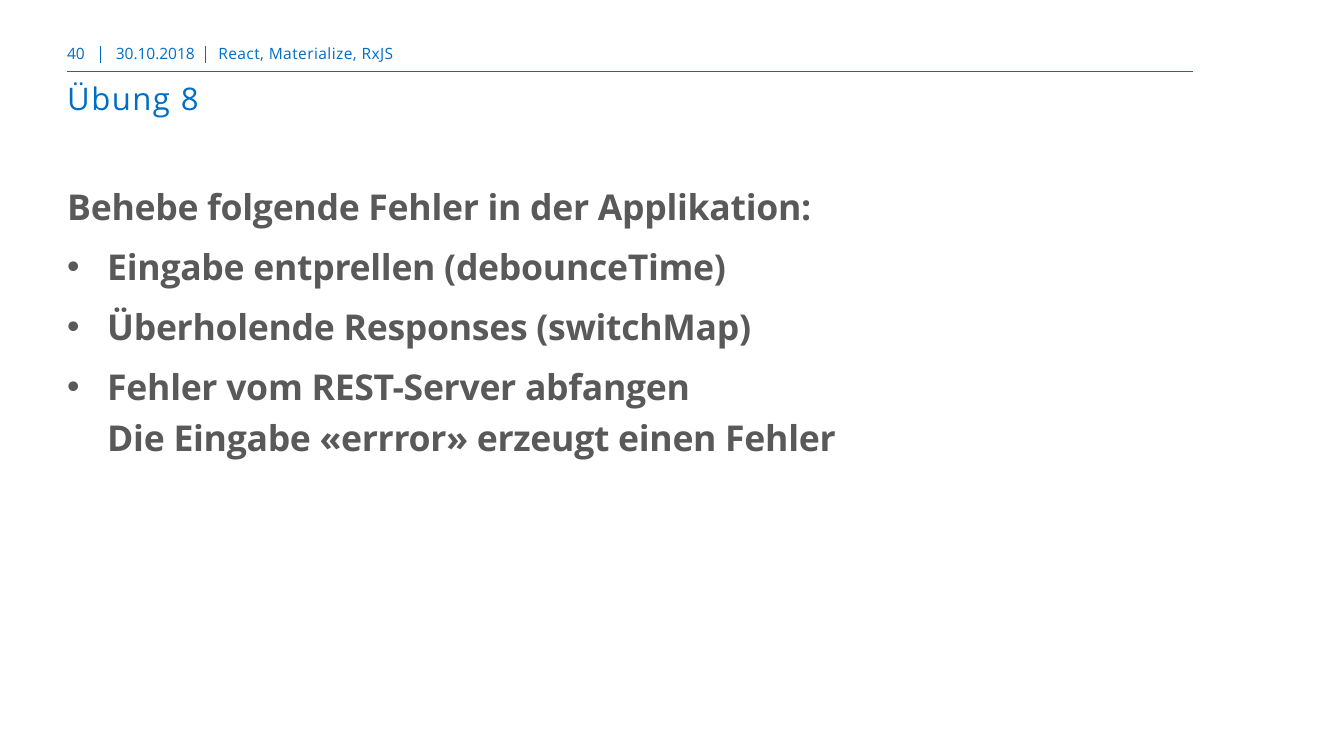
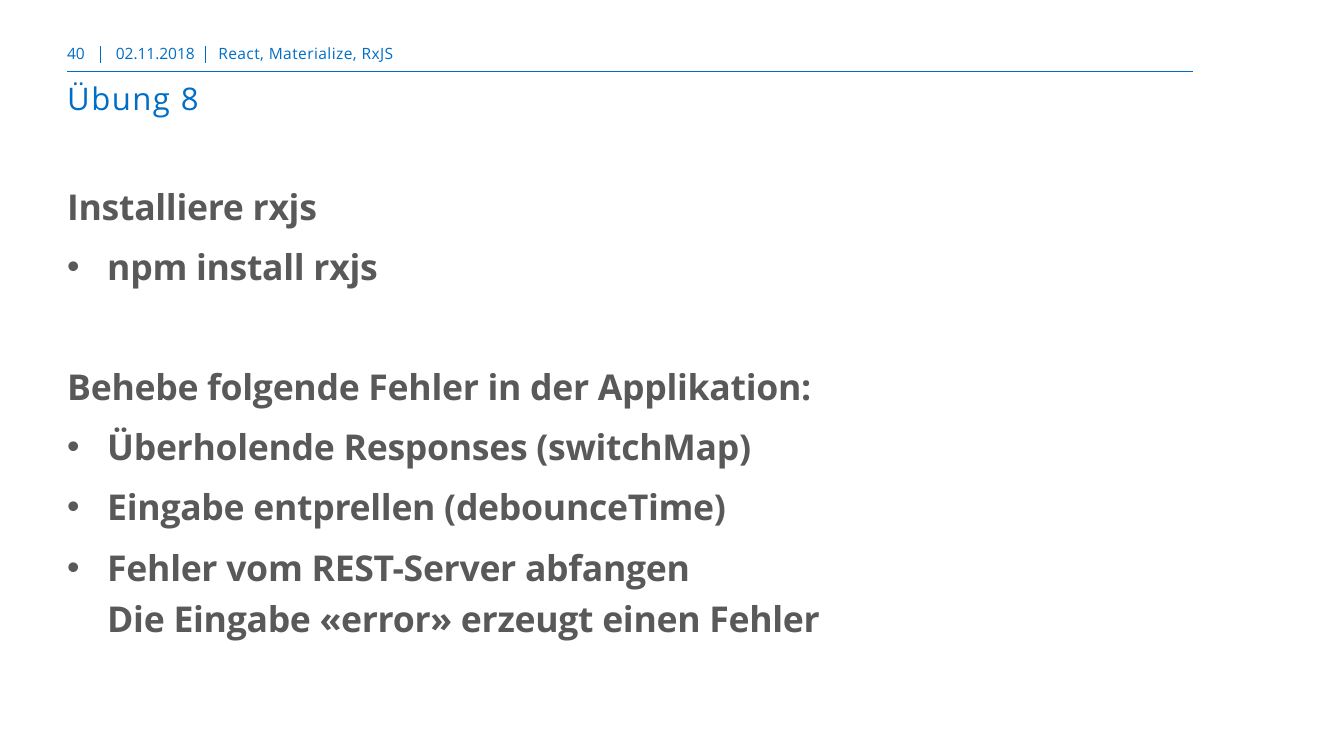
Before and after one commit to markusborer/ReactSample, a slide deck: slide 40 of React.pptx. Drawn at 1344x756 pixels with LibreOffice and Linux fonts; fonts in the diff are those of the drawing; background and template pictures are left out. Boxes give left, top, right and bottom in pixels: in the first picture for what was removed or moved away, otherwise in the second. Text is boxed around its words. In the diff, an @@ line names an element or a change of style, - is before the commit and + after.

```diff
--- a/React.pptx
+++ b/React.pptx
@@ text at (116,47,195,59): text changed @@
-30.10.2018
+02.11.2018
@@ text at (67,193,377,289): paragraphs added @@
+Installiere rxjs
+• npm install rxjs
@@ text at (107,427,751,469): paragraph added @@
+• Überholende Responses (switchMap)
@@ text at (107,554,819,641): text changed @@
-• Überholende Responses (switchMap)
-• Fehler vom REST-Server abfangen
-  Die Eingabe «errror» erzeugt einen Fehler
+• Fehler vom REST-Server abfangen
+  Die Eingabe «error» erzeugt einen Fehler
```
Also in this commit, not shown: 40 other slides changed, 1 other file.
